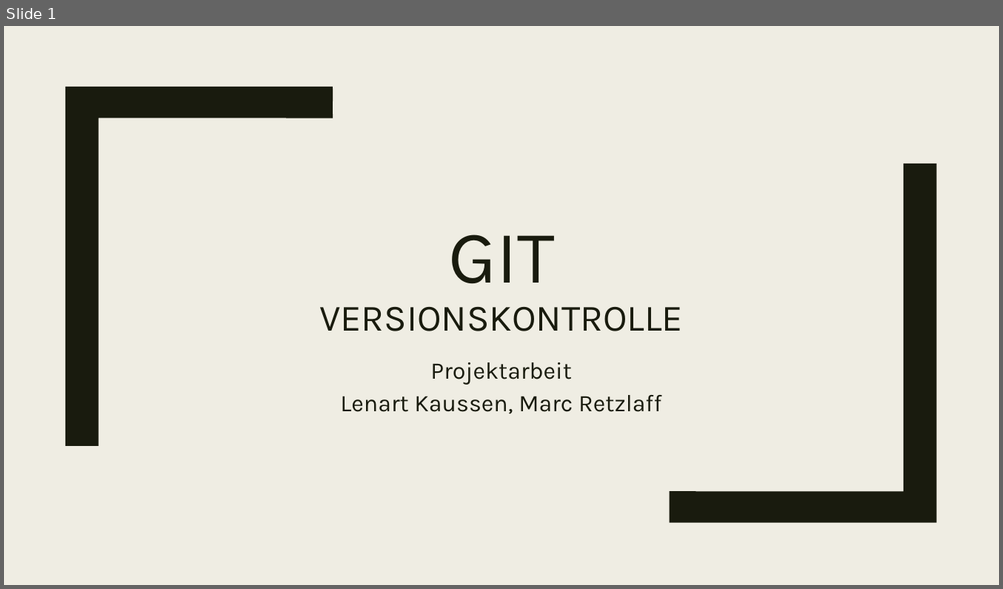
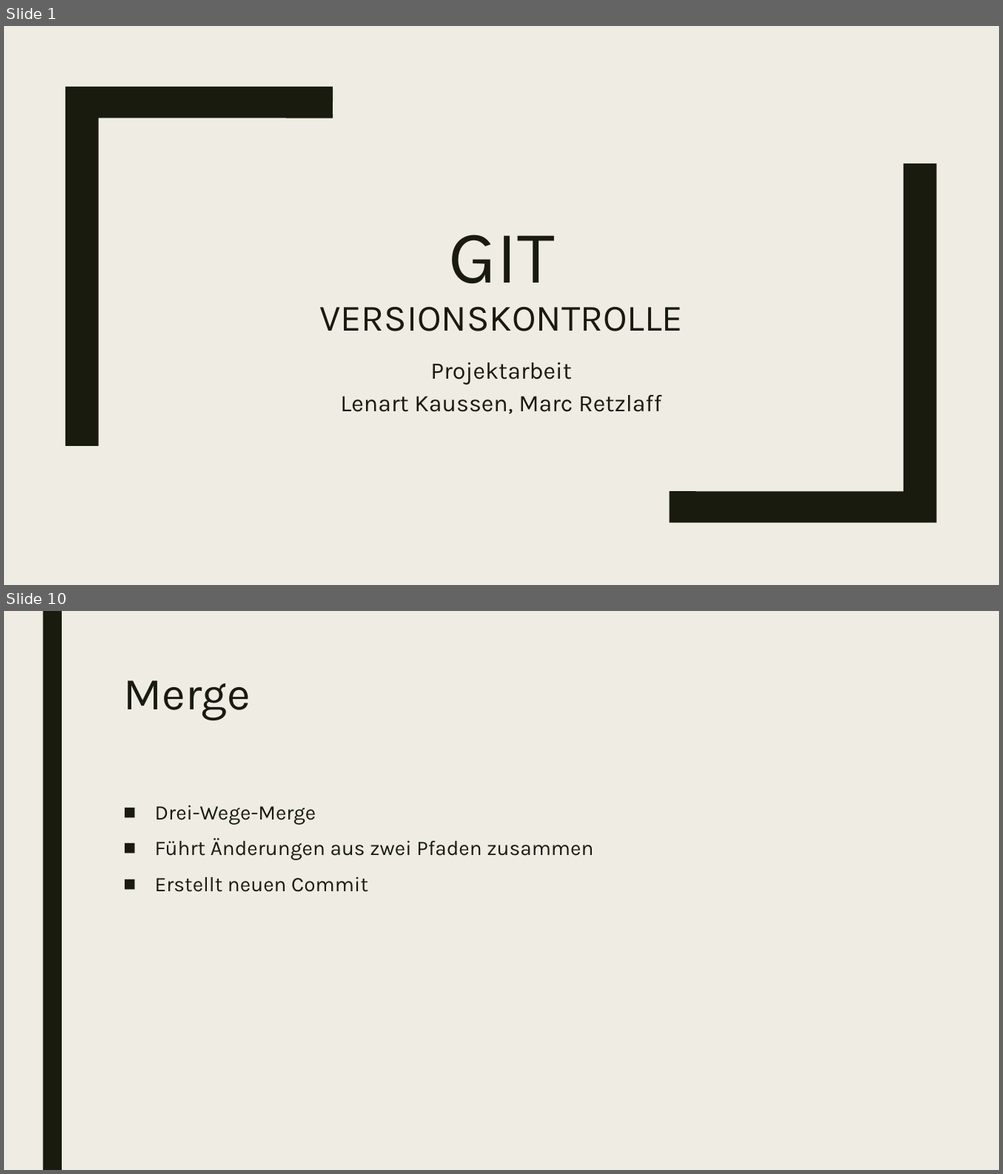
Before and after one commit to marcretzlaff/projektarbeit, a slide deck: GIT.pptx. Shown one above the other, each under a label of ours: slide 1 before the commit, slides 1 and 10 after it; the slides between them are not shown. The pictures are 1003x589 and 1003x1174 pixels, drawn with LibreOffice and Linux fonts; fonts in the diff are those of the drawing. Boxes give left, top, right and bottom in pixels: in the first picture for what was removed or moved away, otherwise in the second. Text is boxed around its words. In the diff, an @@ line names an element or a change of style, - is before the commit and + after.

```diff
--- a/GIT.pptx
+++ b/GIT.pptx
@@ slide 10 added at (4,611,999,1170), background #EFEDE3 @@
@@ rectangle added at (42,611,62,1170), fill #191B0E @@
@@ title added at (123,681,250,721), 44 pt, text #191B0E @@
+Merge
@@ text added at (155,805,593,892), 20 pt, text #191B0E @@
+■ Drei-Wege-Merge
+■ Führt Änderungen aus zwei Pfaden zusammen
+■ Erstellt neuen Commit
```
Also in this commit, not shown: 6 slides changed, 8 other slides added, 8 slides removed.
